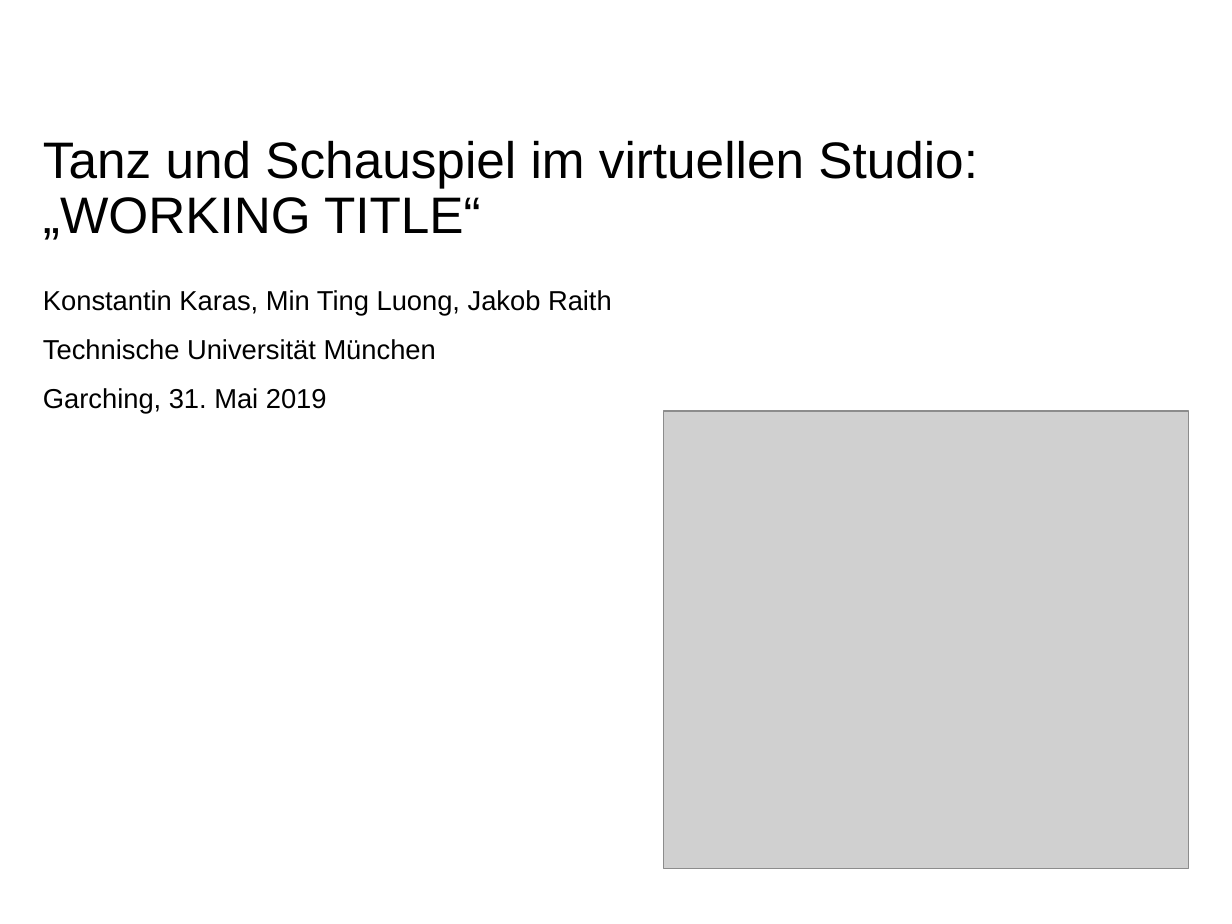
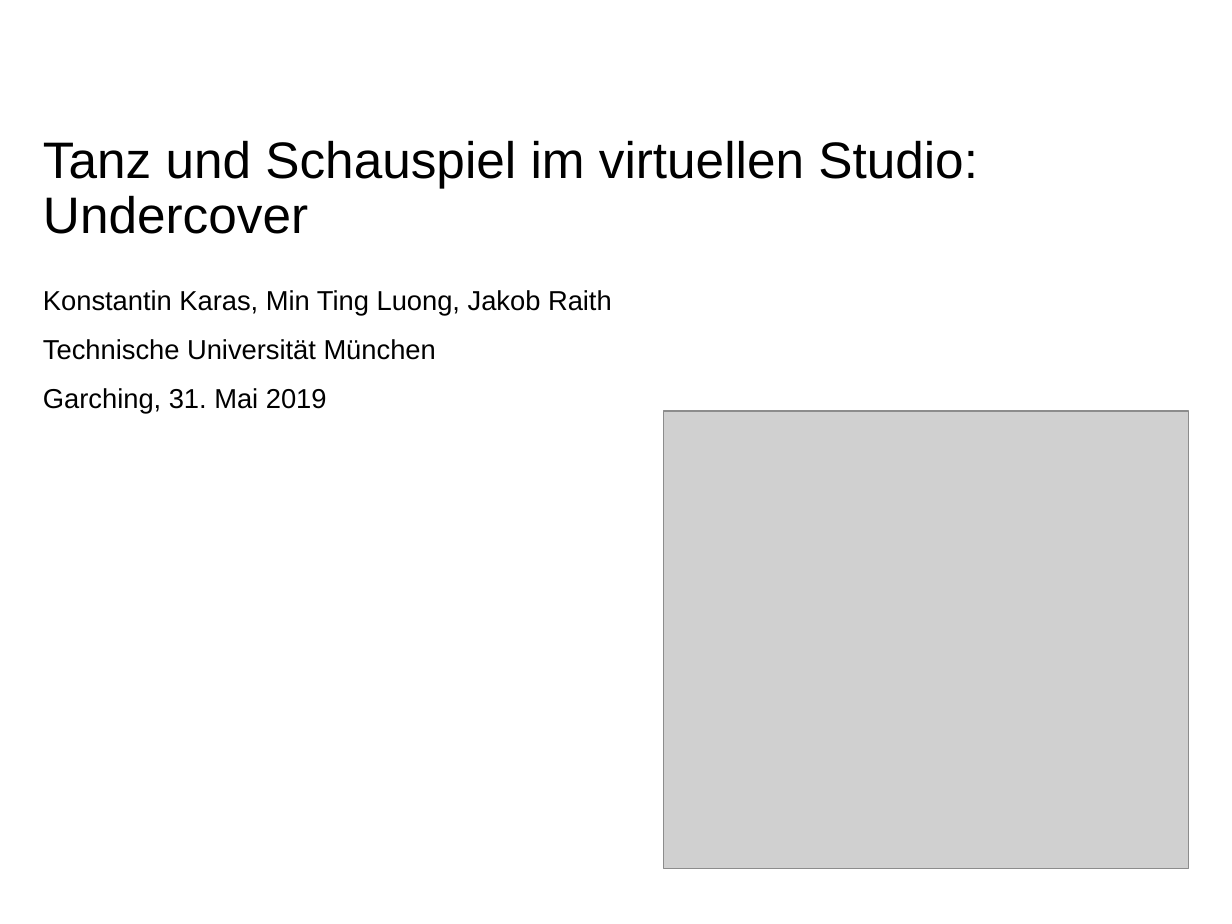
Before and after one commit to doingitraith/TaViS2019, a slide deck: slide 1 of Documents/Kickoff.pptx. Drawn at 1232x924 pixels with LibreOffice and Linux fonts; fonts in the diff are those of the drawing; grey boxes stand for pictures; background and template pictures are left out. Boxes give left, top, right and bottom in pixels: in the first picture for what was removed or moved away, otherwise in the second. Text is boxed around its words. In the diff, an @@ line names an element or a change of style, - is before the commit and + after.

```diff
--- a/Documents/Kickoff.pptx
+++ b/Documents/Kickoff.pptx
@@ title at (43, 140, 978, 234): text changed @@
-Tanz und Schauspiel im virtuellen Studio:
-„WORKING TITLE“
+Tanz und Schauspiel im virtuellen Studio:
+Undercover
```
Also in this commit, not shown: 4 other slides changed, 14 other files.
